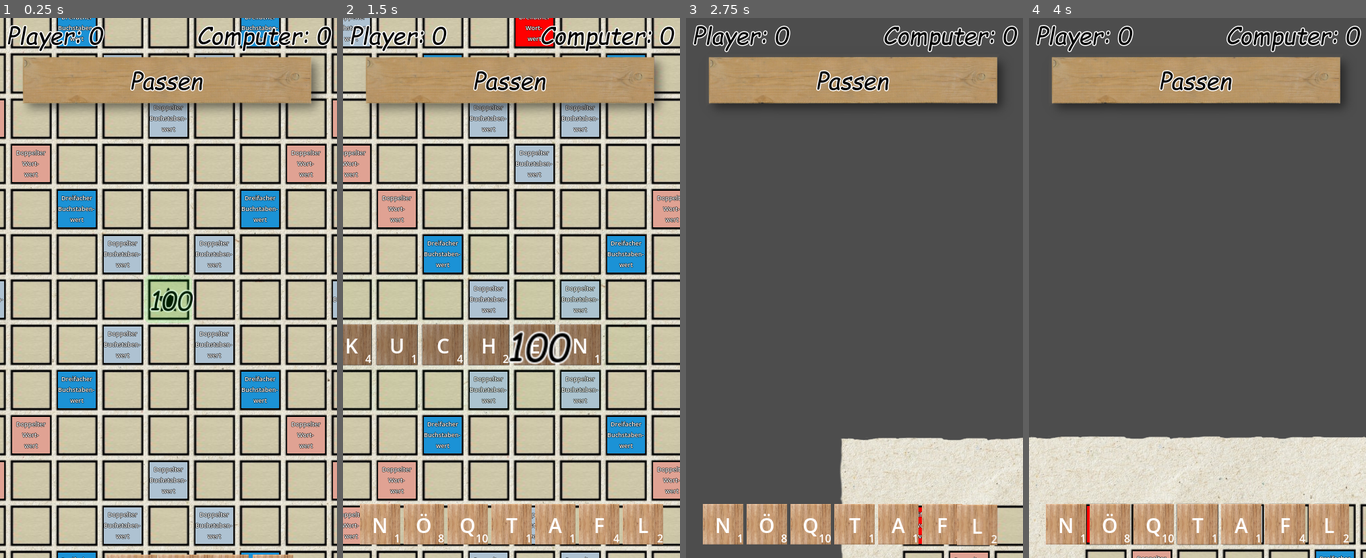
Above: before the commit, frames 1-4 (left to right).
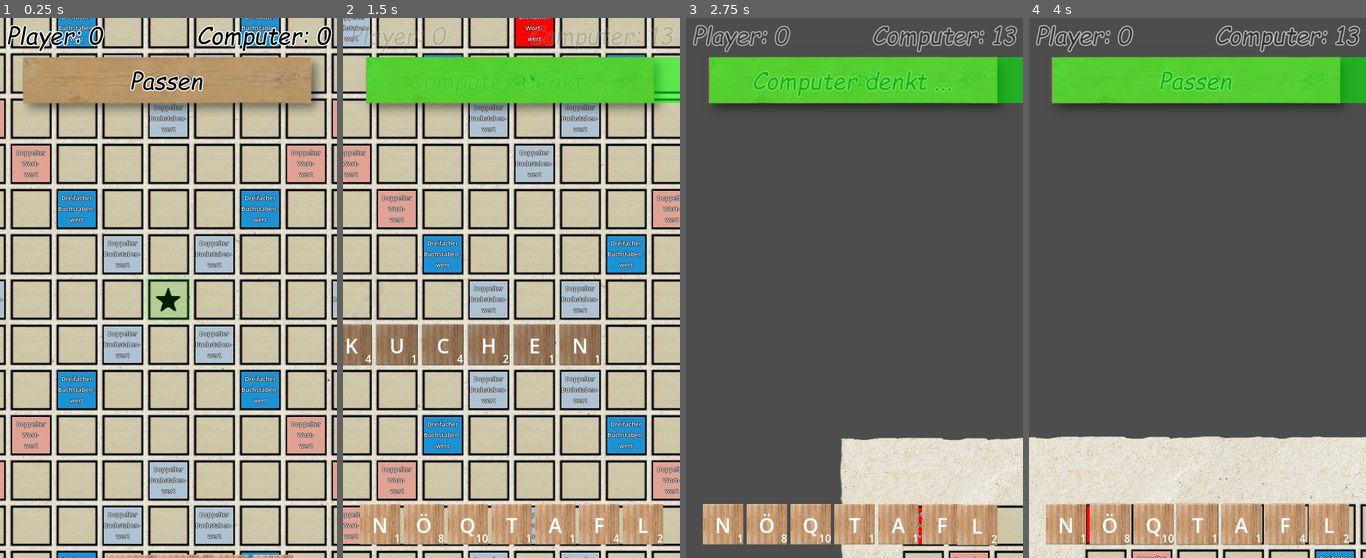
Above: after the commit, the same moments.

Repository: schaefchenaufderweide/scrabble
Game: Godot game, scene res://scenes/Main.tscn
Two runs of this game, one before a commit and one after it. Both use one fixed random seed, a clock stepped at 60 frames per second and the inputs below.
Inputs (mouse positions are in pixels of both pictures, inside the frame that each line leads up to):
- Up to frame 1 (0.25 s): no input
- Up to frame 2 (1.5 s): click "Passen" at 0.5 s; tap Enter at 1.25 s; drag from (373, 28) to (511, 298) at 1.27 s
- Up to frame 3 (2.75 s): drag from (692, 207) to (969, 525) at 2.02 s
- Up to frame 4 (4 s): move the mouse to (1264, 525) at 2.77 s; hold Up (ui_up) 2.78-3.5 s; tap O at 2.85 s; click (1264, 525) at 2.92 s; drag from (1359, 525) to (1197, 525) at 3.52 s

The runs differ from the first frame. In frame 1, 0.3% of the frame differs, in the area x 44-58%, y 50-55%; in frame 2, 10%, in the area x 2-100%, y 1-65%; in frame 3, 9.4%; in frame 4, 9.4%.
Error after the commit: Invalid access of index '0' on a base object of type: 'Array'. (res://scripts/computerzug.gd:501)

Commit message:
0.65 punkte anzeige - punkte abrechnung stimmt für computer aber noch nicht, punktezahlen werden animiert

Diff:
--- a/scenes/Spielfeld.tscn
+++ b/scenes/Spielfeld.tscn
@@ -220,14 +220,26 @@
 [node name="PunkteLabel" type="Label" parent="."]
 visible = false
 z_index = 1
-offset_left = -27.0
-offset_top = -27.0
-offset_right = 28.0
-offset_bottom = 27.0
-text = "10"
-label_settings = ExtResource("6_8qeoj")
-horizontal_alignment = 1
-vertical_alignment = 1
+anchors_preset = 7
+anchor_left = 0.5
+anchor_top = 1.0
+anchor_right = 0.5
+anchor_bottom = 1.0
+offset_left = -34.5
+offset_top = -50.0
+offset_right = 34.5
+grow_horizontal = 2
+grow_vertical = 0
+scale = Vector2(0.75, 0.75)
+pivot_offset = Vector2(34.5, 50)
+text = "test"
+label_settings = ExtResource("6_now8g")
+horizontal_alignment = 1
+vertical_alignment = 1
+
+[node name="Timer" type="Timer" parent="PunkteLabel"]
+one_shot = true
 
 [connection signal="mouse_entered" from="." to="." method="_on_mouse_entered"]
 [connection signal="mouse_exited" from="." to="." method="_on_mouse_exited"]
+[connection signal="timeout" from="PunkteLabel/Timer" to="." method="_on_timer_timeout"]
--- a/scripts/computerzug.gd
+++ b/scripts/computerzug.gd
@@ -16,10 +16,12 @@
 var word_array_waagrecht = []
 var word_array_senkrecht = []
 
+
 func _ready() -> void:
 	computerdenkt_fortschrittanzeige.visible = false
 
 func restart():
+	print("restart computerzug")
 	moegliche_woerter = []
 	computerdenkt_fortschrittanzeige.visible = true
 	aktiv = true
@@ -28,8 +30,11 @@
 	zu_pruefende_reihen = []
 	zu_pruefende_spalten = []
 
-	var belegte_felder = global_concepts.get_belegte_felder(false)
-
+
+	if not global_concepts.get_belegte_felder(false):
+		global_concepts.brett_ist_leer = true
+	else:
+		global_concepts.brett_ist_leer = false
 
 
 	for all_feld in belegte_felder:
@@ -334,7 +339,7 @@
 	woerter.sort_custom(func(a, b): return a[1] > b[1])
 	return woerter
 
-func test_moegliches_wort_auf_querschlaeger_und_get_punkte(wort_dict, belegte_felder, check_querwoerter):
+func test_moegliches_wort_auf_querschlaeger_und_get_punkte(wort_dict, belegte_felder):
 	"""
 	hier wird geprüft, ob die wörter tatsächlich so gelegt werden können
 	ist seitlich bzw. ober-unterhalb des probeweise gelegten buchstabens ein bereits gelegter buchstabe?
@@ -342,6 +347,9 @@
 	die legerichtung ist bereits überprüft! es geht nur um "querschläger"
 	außerdem werden die punkte ermittelt
 	"""
+
+	# TODO! DIE PUNKTEABRECHNUNG FÜR COMPUTER STIMMT NICHT! Es werden auch Querwörter gezählt, die nichts Neues haben! Mach es so wie bei Player punktezählen!
+	# TODO außerdem sollte abrechnung und prüfen getrennt werden!
 	var moegliche_punkte = 0
 	var wort_wert_bonus_faktor = 1
 	var wort = wort_dict[0]
@@ -358,7 +366,7 @@
 	for feld in zu_legende_buchstaben_dict:
 		var buchstaben_wert_bonus_faktor = 1
 		var buchstabe = zu_legende_buchstaben_dict[feld]
-		if check_querwoerter:
+		if not global_concepts.brett_ist_leer:
 			var querrichtung = [richtung[1], richtung[0]]
 			var querwort_pruefung_ergebnis = check_querwort_okay(feld, querrichtung, buchstabe, belegte_felder)
 			var ergebnis_okay = querwort_pruefung_ergebnis[0]
@@ -372,21 +380,24 @@
 
 		if feld in GlobalGameSettings.spezialfelder["dreifacher Wortwert"]:
 			wort_wert_bonus_faktor = 3
+			print("Wort x 3", feld)
 		elif feld in GlobalGameSettings.spezialfelder["doppelter Wortwert"]:
 			wort_wert_bonus_faktor = 2
+			print("Wort x 2", feld)
 		if feld in GlobalGameSettings.spezialfelder["dreifacher Buchstabenwert"]:
 			buchstaben_wert_bonus_faktor = 3
+			print("Buchstabe x 3", feld)
 		elif feld in GlobalGameSettings.spezialfelder["doppelter Wortwert"]:
 			buchstaben_wert_bonus_faktor = 2
-
+			print("Buchstabe x 2", feld)
 
 		moegliche_punkte += GlobalGameSettings.spielsteine_start[buchstabe]["Wert"] * buchstaben_wert_bonus_faktor + alle_buchstaben_gelegt_bonus
-		#print("punkte für ", buchstabe, " :", GlobalGameSettings.spielsteine_start[buchstabe]["Wert"] * buchstaben_wert_bonus_faktor)
+		print("punkte für ", buchstabe, " :", GlobalGameSettings.spielsteine_start[buchstabe]["Wert"] * buchstaben_wert_bonus_faktor)
 		abrechnen_bereits_gelegtes_wort = replace_first_occurance(abrechnen_bereits_gelegtes_wort, buchstabe)
 
 	for abr_buchstabe in abrechnen_bereits_gelegtes_wort:
 		moegliche_punkte += GlobalGameSettings.spielsteine_start[abr_buchstabe]["Wert"]
-		#print("punkte für bereits gelegten buchstaben ", abr_buchstabe, " :", GlobalGameSettings.spielsteine_start[abr_buchstabe]["Wert"])
+		print("punkte für bereits gelegten buchstaben ", abr_buchstabe, " :", GlobalGameSettings.spielsteine_start[abr_buchstabe]["Wert"])
 	moegliche_punkte *= wort_wert_bonus_faktor
 
 
@@ -418,7 +429,7 @@
 				new_wort += new_buchstabe
 			distance += 1
 
-	if len(new_wort) <= 1 or new_wort in global_concepts.wortliste_lst:
+	if len(new_wort) <= 1 or new_wort in global_concepts.wortliste_dict:
 		# wort kann geschrieben werden
 		var zusatzpunkte = 0
 
@@ -464,25 +475,20 @@
 		#print("bisher ", len(moegliche_woerter), " gefunden")
 		if durchgang >= max_durchgaenge:
 			#print("ende computerzug")
-			if not belegte_felder:
-				thinking_ende(false)
-			else:
-				thinking_ende(true)
-
-
-func thinking_ende(brett_ist_nicht_leer):
+			thinking_ende()
+
+
+func thinking_ende():
 	var erlaubte_woerter = []
-	for pruefwort in moegliche_woerter:
+	for pruefwort_lst in moegliche_woerter:
 		#print("prüfe ", pruefwort, " aus moeglichen wortern auf querwortprobleme")
-		if not pruefwort in global_concepts.wortliste_dict:
-
-			push_error("Fehler!! Wort ", pruefwort, " nicht in Wortliste!")
-		var ergebnis_test = test_moegliches_wort_auf_querschlaeger_und_get_punkte(pruefwort, belegte_felder, brett_ist_nicht_leer)
+		assert(pruefwort_lst[0] in global_concepts.wortliste_dict, "FEHLER, Wort nicht in Liste!")
+		var ergebnis_test = test_moegliches_wort_auf_querschlaeger_und_get_punkte(pruefwort_lst, belegte_felder)
 		var allowed = ergebnis_test[0]
 
 		var punkte = ergebnis_test[1]
 		if allowed:
-			erlaubte_woerter.append([pruefwort, punkte])
+			erlaubte_woerter.append([pruefwort_lst, punkte])
 			#print("erlaubt: ", [pruefwort, punkte])
 		#else:
 			#print("nicht erlaubt: ", [pruefwort, punkte])
@@ -493,7 +499,12 @@
 
 	#print("computer steine vor legen: ", computer_buchstaben)
 	lege_steine(sort_erlaubte_woerter[0])
-
+	var punkte = sort_erlaubte_woerter[0][1]
+	var first_feld = sort_erlaubte_woerter[0][0][1].keys()[0]
+	global_concepts.create_punkte_label(first_feld, punkte)
+	global_concepts.computer.punkte += punkte
+	print("Computer erhält ", punkte, " Punkte für ", sort_erlaubte_woerter[0][0])
+	#create_punkte_label(frisch_gelegte_felder[0], punkte)
 	#global_concepts.computer.ziehe_steine()
 	aktiv = false
 	global_concepts.change_an_der_reihe()
@@ -518,8 +529,7 @@
 				global_concepts.computer.steine_dict[stein_nr] = null
 				rel_stein_aus_hand = test_stein
 				break
-		if not rel_stein_aus_hand:
-			push_error("Buchstabe fehlt!!!!! ", steine_pos_dict[stein_pos])
+		assert (rel_stein_aus_hand != null, "Buchstabe fehlt!")
 
 
 
--- a/scripts/global_concepts.gd
+++ b/scripts/global_concepts.gd
@@ -7,7 +7,8 @@
 @onready var spielbereich_abgelegte_steine = $"/root/Main/Spielbrett/AbgelegteSteine"
 @onready var player = $"/root/Main/Player"
 @onready var computer = $"/root/Main/Computer"
-
+@onready var player_punkte_label = $"/root/Main/UICanvasLayer/LabelPlayer"
+@onready var computer_punkte_label = $"/root/Main/UICanvasLayer/LabelComputer"
 
 @onready var zug_beenden_button = $"/root/Main/UICanvasLayer/ZugBeenden"
 @onready var zug_beenden_button_label = $"/root/Main/UICanvasLayer/ZugBeenden/Label"
@@ -23,8 +24,9 @@
 
 @onready var screen_size = get_viewport().size
 
-
-
+var punkte_tweens = {}
+
+var brett_ist_leer
 var dragged_stein = null
 var spielstein_is_dragged = false
 var snap_field = null
@@ -418,7 +420,7 @@
 	update_spielbrett(player_zug_erlaubt)
 
 	if player_zug_erlaubt:
-		player.punkte += get_punkte(gelegte_woerter, frisch_gelegt)
+		player.punkte += get_punkte_player(gelegte_woerter, frisch_gelegt)
 
 		change_an_der_reihe()
 	else:
@@ -426,18 +428,21 @@
 		set_allowed_spielfelder(allowed_felder)
 
 
-func get_punkte(gelegte_woerter, frisch_gelegte_felder):
+func get_punkte_player(gelegte_woerter, frisch_gelegte_felder):
 	var neue_woerter = []
 	# gd script kennt wohl keine list comprehension!
 
-
+	var punkte_fuer_bereits_gelegte_felder = 0
 	for wort_lst in gelegte_woerter:
 		var is_new = wort_lst[2]
 		if is_new:
 			neue_woerter.append(wort_lst)
-
-	# punkte abrechnung
-
+			# abrechnung für bereits gelegte felder
+			var buchstaben_dict = wort_lst[1]
+			for feld in buchstaben_dict:
+				if not feld in frisch_gelegte_felder:
+					var buchstabe = buchstaben_dict[feld]
+					punkte_fuer_bereits_gelegte_felder += GlobalGameSettings.spielsteine_start[buchstabe]["Wert"]
 
 	#var neue_woerter_sort
 
@@ -457,7 +462,8 @@
 		var ergebnis = get_punkte_wort(wort, bereits_abgerechnet, frisch_gelegte_felder, true)
 		bereits_abgerechnet = ergebnis[0]
 		punkte += ergebnis[1]
-	return punkte
+	print("Player erhält ", punkte + punkte_fuer_bereits_gelegte_felder, " Punkte")
+	return punkte + punkte_fuer_bereits_gelegte_felder
 
 func get_punkte_wort(wort_lst, bereits_abgerechnet, frisch_gelegte_felder, show_on_screen):
 	var wort_wert_bonus_faktor = 1
@@ -481,11 +487,13 @@
 				buchstaben_wert_bonus_faktor = 2
 
 			var new_punkte = GlobalGameSettings.spielsteine_start[buchstabe]["Wert"] * buchstaben_wert_bonus_faktor
-			create_punkte_label(feld, new_punkte)
+
 
 			punkte += new_punkte
 			bereits_abgerechnet.append(feld)
 
+	if show_on_screen:
+		create_punkte_label(frisch_gelegte_felder[0], punkte)
 	punkte *= wort_wert_bonus_faktor + alle_buchstaben_bonus
 	return [bereits_abgerechnet, punkte]
 
@@ -494,15 +502,17 @@
 func create_punkte_label(feld, punkte):
 
 	var punkte_label_auf_stein = all_spielfelder[feld].punkte_label
+	var punkte_label_auf_stein_timer = all_spielfelder[feld].punkte_label_timer
 	punkte_label_auf_stein.visible = true
 	punkte_label_auf_stein.text = str(punkte)
 	var tween = create_tween()
-	tween.tween_property(punkte_label_auf_stein, "scale", Vector2(2.0, 2.0), 2.5)
-	tween.parallel().tween_property(punkte_label_auf_stein, "position", Vector2(-50, -50), 2.5)
-	#var font_size = punkte_label_auf_stein.label_settings.font_size
-	# TODO!!!!!!!
-	#font_size = 100
-	print("show punkte: ", punkte)
+	punkte_tweens[feld] = tween
+	var max_size = 1 + punkte/4
+	var dauer = 1.5
+	tween.tween_property(punkte_label_auf_stein, "scale", Vector2(max_size, max_size), dauer)
+	tween.parallel().tween_property(punkte_label_auf_stein, "modulate:a", 0, dauer)
+	punkte_label_auf_stein_timer.wait_time = dauer
+	punkte_label_auf_stein_timer.start()
 
 
 
@@ -535,7 +545,7 @@
 		animation_player.play("computer_denkt")
 		computerzug.restart()
 		#computerzug.init_word_array()
-
+		player_punkte_label.text = "Player: " + str(player.punkte)
 	else: # computer WAR an der reihe, wechsel zu player
 		computer.ziehe_steine()
 
@@ -550,7 +560,7 @@
 		computerzug.aktiv = false
 		var allowed_felder = get_allowed_spielfelder()
 		set_allowed_spielfelder(allowed_felder)
-	# TODO anzeige der punkte auf steinen, anzeige punkte bei namen
+		computer_punkte_label.text = "Computer: " + str(computer.punkte)
 
 func change_zug_beenden_label(frisch_belegt, player_steine_dict):
 	if player.get_markierte_steine():
--- a/scripts/main.gd
+++ b/scripts/main.gd
@@ -9,7 +9,3 @@
 
 	var allowed_felder = global_concepts.get_allowed_spielfelder()
 	global_concepts.set_allowed_spielfelder(allowed_felder)
-
-
-	## DEBUG
-	global_concepts.create_punkte_label([7, 7], 100)
--- a/scripts/spielfeld.gd
+++ b/scripts/spielfeld.gd
@@ -16,6 +16,7 @@
 @onready var select_rect = $SelectRect
 @onready var animation_player  = $AnimationPlayer
 @onready var punkte_label = $PunkteLabel
+@onready var punkte_label_timer = $PunkteLabel/Timer
 
 var feld
 var frisch_belegt
@@ -24,7 +25,7 @@
 
 
 func _on_mouse_entered() -> void:
-	print(feld, position)
+	#print(feld, position)
 	if global_concepts.spielstein_is_dragged and not global_concepts.player.is_touched:# and allowed:
 
 		select_rect.visible = true
@@ -39,3 +40,13 @@
 	select_rect.visible = false
 	if global_concepts.snap_field == self:
 		global_concepts.snap_field = null
+
+
+
+
+
+func _on_timer_timeout() -> void:
+	punkte_label.visible = false
+	global_concepts.punkte_tweens.erase(feld)
+
+	pass # Replace with function body.
--- a/scripts/spielstein.gd
+++ b/scripts/spielstein.gd
@@ -17,7 +17,8 @@
 var wert
 var fixiert = false
 var pos_in_hand
-@onready var punkte_label = $PunkteLabel
+#@onready var punkte_label = $PunkteLabel
+#@onready var punkte_label_timer = $PunkteLabel/Timer
 
 func _input(event: InputEvent) -> void:
 	if event is InputEventMouseButton:
Not shown, changed: roadmap.txt
Not shown: 1 places in scenes/Spielfeld.tscn that only renumber resources
